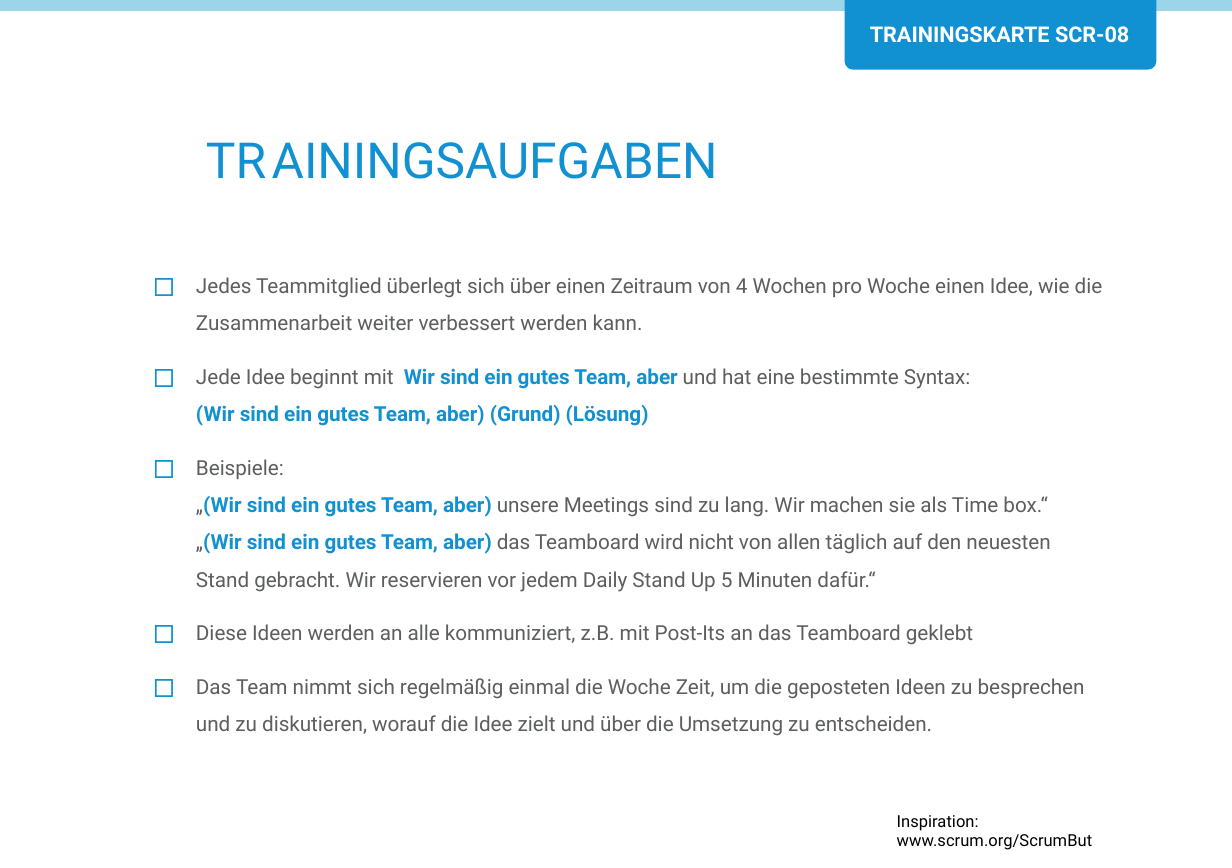
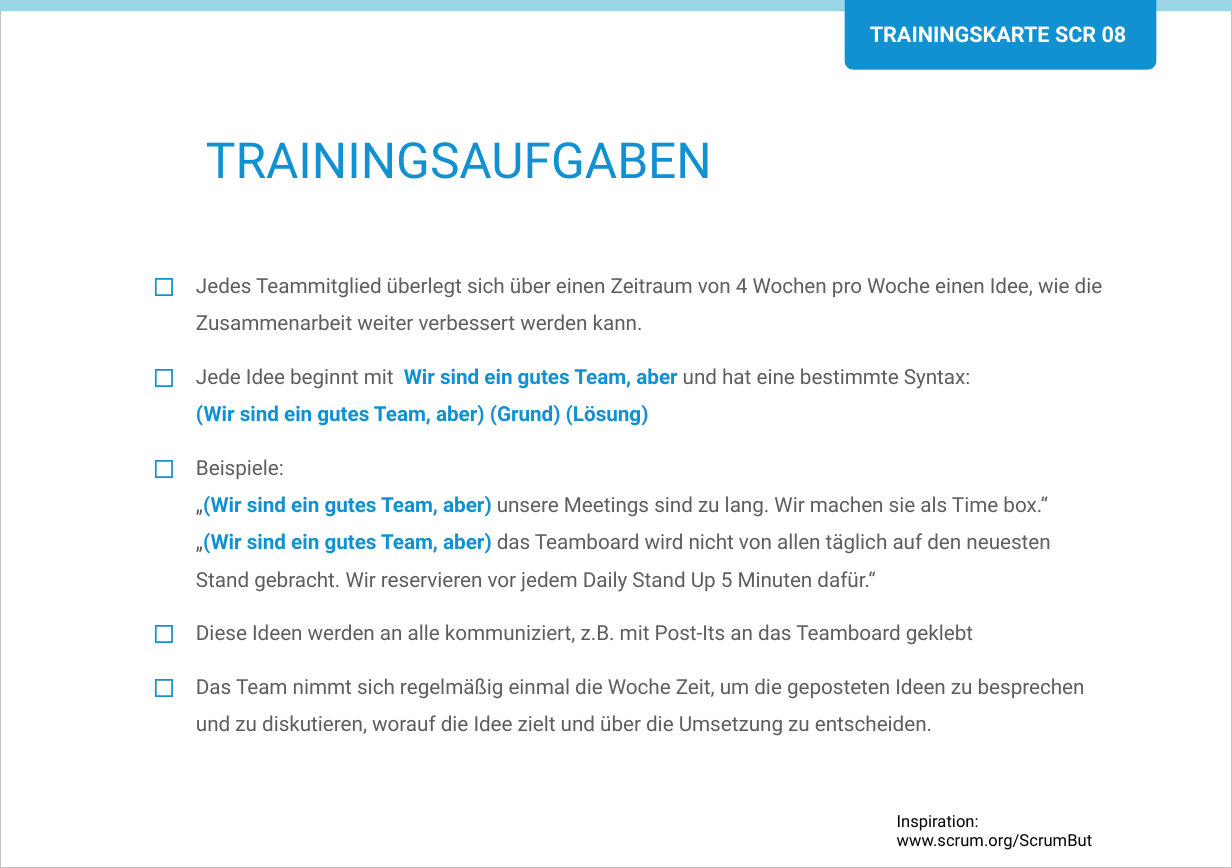
Before and after one commit to Teamtool/training-materials, a slide deck: slide 2 of agile moves/Scrum (SCR)/ger_SCR_08_Good_Team_BUT.pptx. Drawn at 1232x868 pixels with LibreOffice and Linux fonts; fonts in the diff are those of the drawing; background and template pictures are left out. Boxes give left, top, right and bottom in pixels: in the first picture for what was removed or moved away, otherwise in the second. Text is boxed around its words. In the diff, an @@ line names an element or a change of style, - is before the commit and + after.

```diff
--- a/agile moves/Scrum (SCR)/ger_SCR_08_Good_Team_BUT.pptx
+++ b/agile moves/Scrum (SCR)/ger_SCR_08_Good_Team_BUT.pptx
@@ rectangle added at box(0, 0, 1232, 868), outline #BFBFBF 0.75 pt @@
@@ text at box(870, 26, 1127, 43): text changed @@
-TRAININGSKARTE SCR-08
+TRAININGSKARTE SCR 08
@@ text at box(206, 142, 712, 179): spaces changed @@
-TR AININGSAUFGABEN
+TRAININGSAUFGABEN
```
Also in this commit, not shown: 1 other slide changed, 3 other files.
